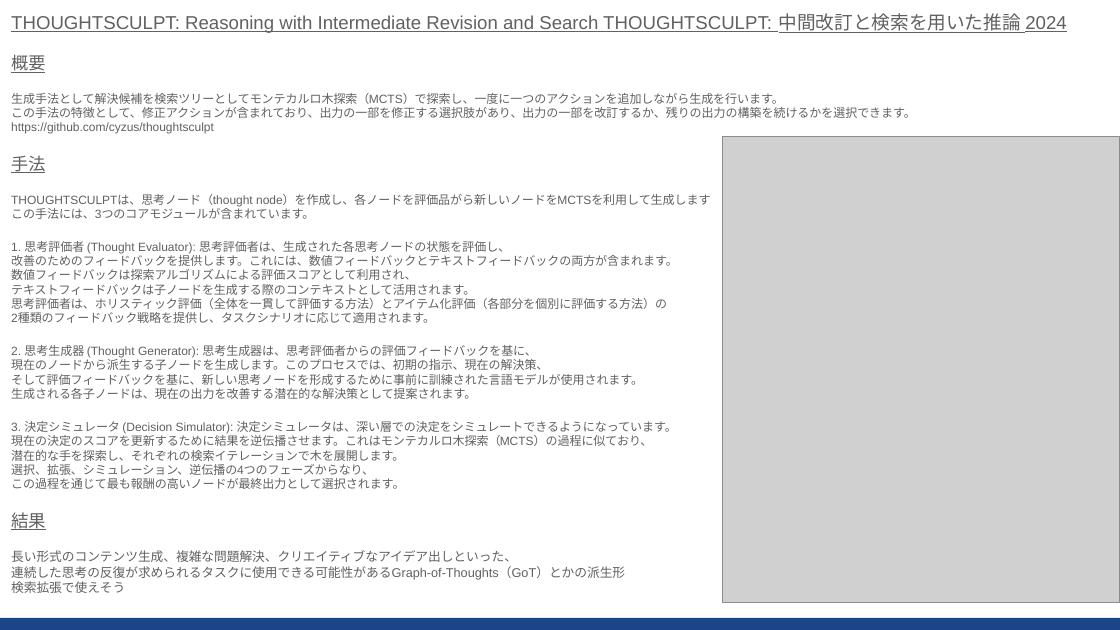
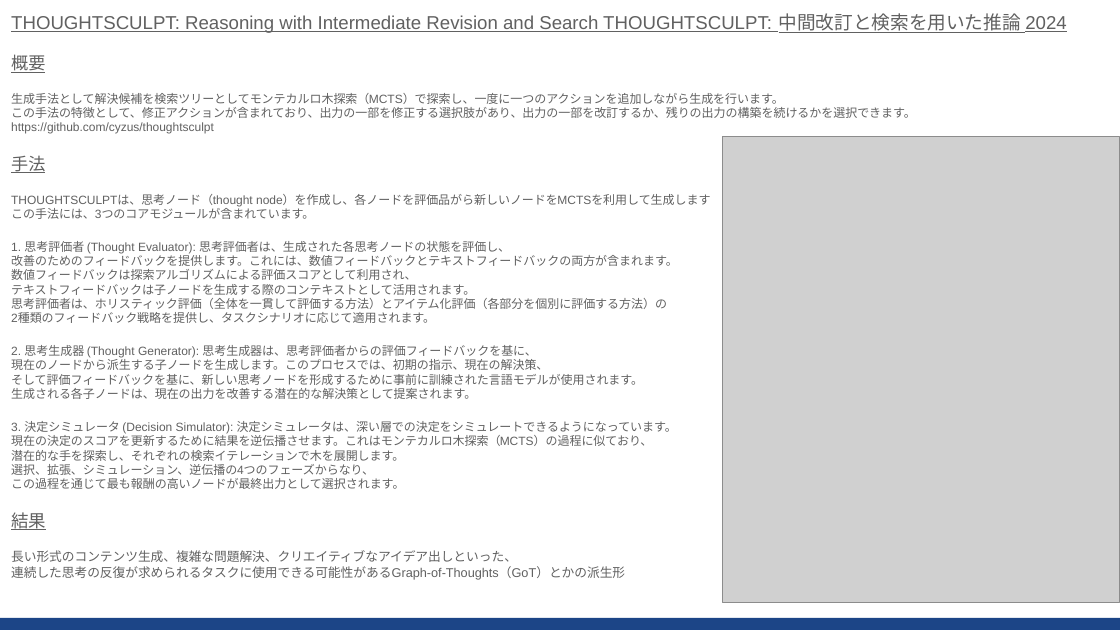
Before and after one commit to sekihan02/code_sundbox, a slide deck: slide 3 of 2024_LLM論文要約_5.pptx. Drawn at 1120x630 pixels with LibreOffice and Linux fonts; fonts in the diff are those of the drawing; grey boxes stand for pictures. Boxes give left, top, right and bottom in pixels: in the first picture for what was removed or moved away, otherwise in the second. Text is boxed around its words. In the diff, an @@ line names an element or a change of style, - is before the commit and + after.

```diff
--- a/2024_LLM論文要約_5.pptx
+++ b/2024_LLM論文要約_5.pptx
@@ text at (11,550,625,580): text changed @@
-長い形式のコンテンツ生成、複雑な問題解決、クリエイティブなアイデア出しといった、
-連続した思考の反復が求められるタスクに使用できる可能性があるGraph-of-Thoughts（GoT）とかの派生形
-検索拡張で使えそう
+長い形式のコンテンツ生成、複雑な問題解決、クリエイティブなアイデア出しといった、
+連続した思考の反復が求められるタスクに使用できる可能性があるGraph-of-Thoughts（GoT）とかの派生形
```
Also in this commit, not shown: 2 other slides changed, 7 slides added, 1 other file.
